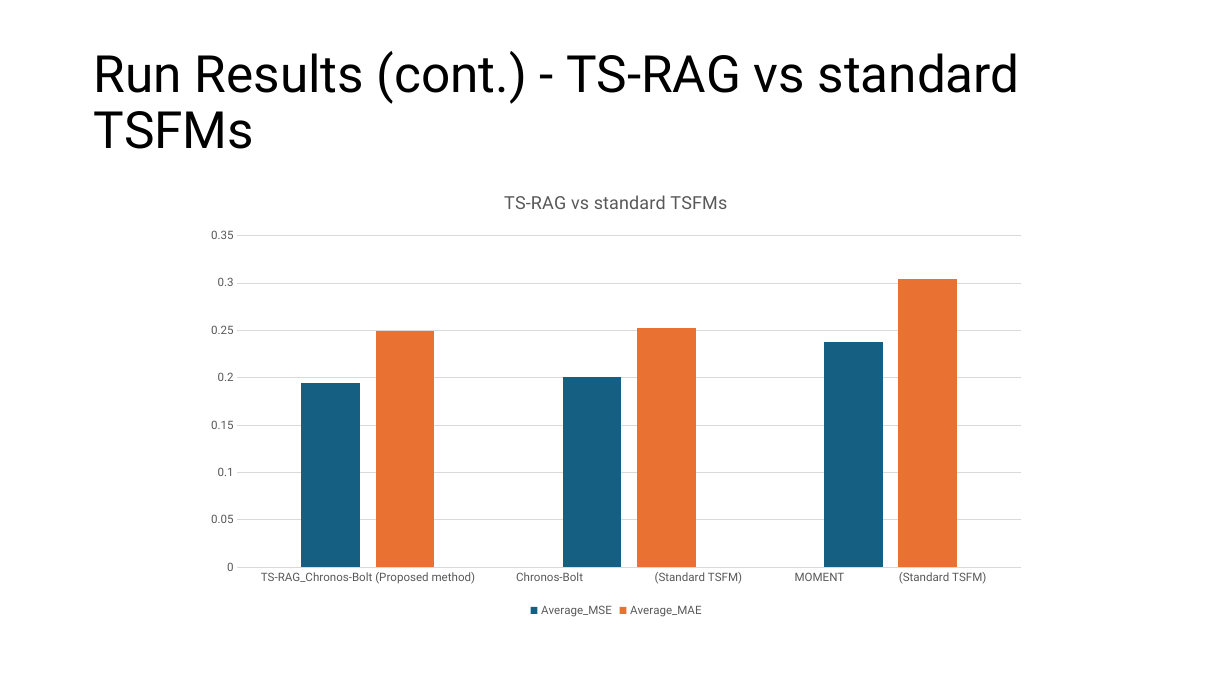
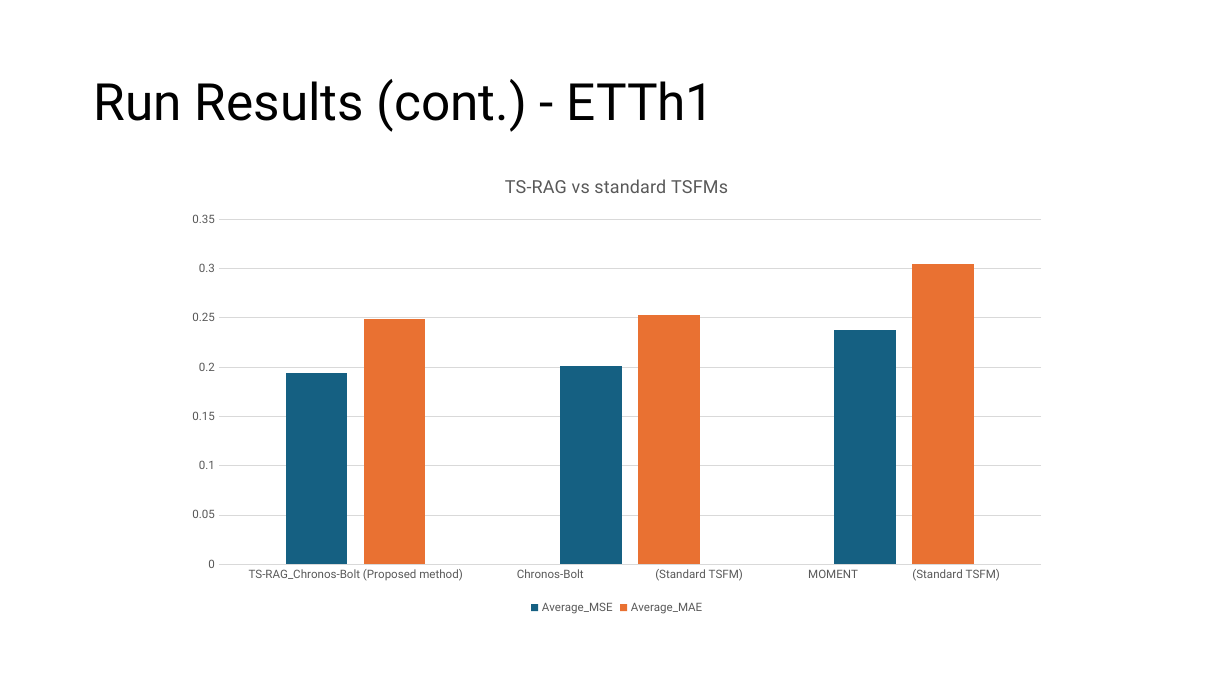
Before and after one commit to ZGRochelleDev/intelligent-systems-code-Review, a slide deck: slide 11 of deliverables/code-review-presentation.pptx. Drawn at 1232x693 pixels with LibreOffice and Linux fonts; fonts in the diff are those of the drawing. Boxes give left, top, right and bottom in pixels: in the first picture for what was removed or moved away, otherwise in the second. Text is boxed around its words. In the diff, an @@ line names an element or a change of style, - is before the commit and + after.

```diff
--- a/deliverables/code-review-presentation.pptx
+++ b/deliverables/code-review-presentation.pptx
@@ title at bbox=[94, 79, 715, 132]: text changed @@
-Run Results (cont.) - TS-RAG vs standard TSFMs
+Run Results (cont.) - ETTh1
@@ column chart: place and size @@
-column chart at bbox=[194, 174, 1038, 621]
+column chart at bbox=[175, 156, 1059, 618]
```
Also in this commit, not shown: 11 other slides changed, 3 slides added, 1 slide removed, 9 other files.
